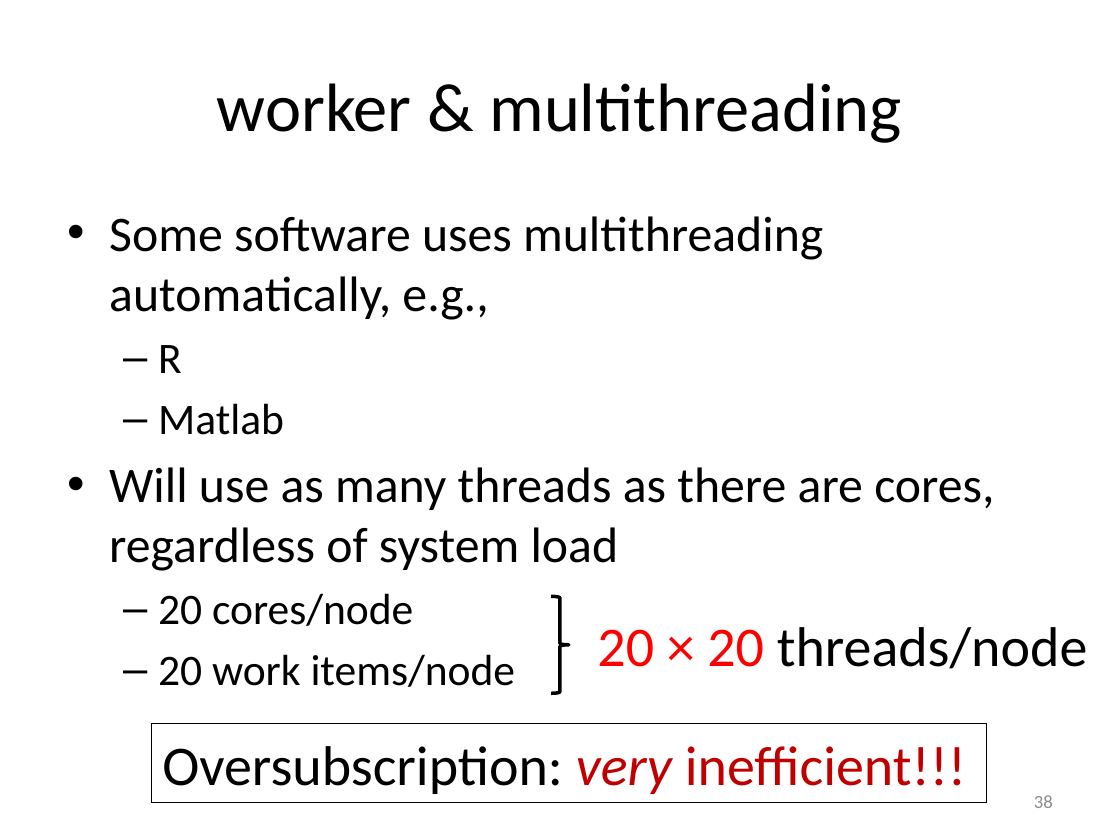
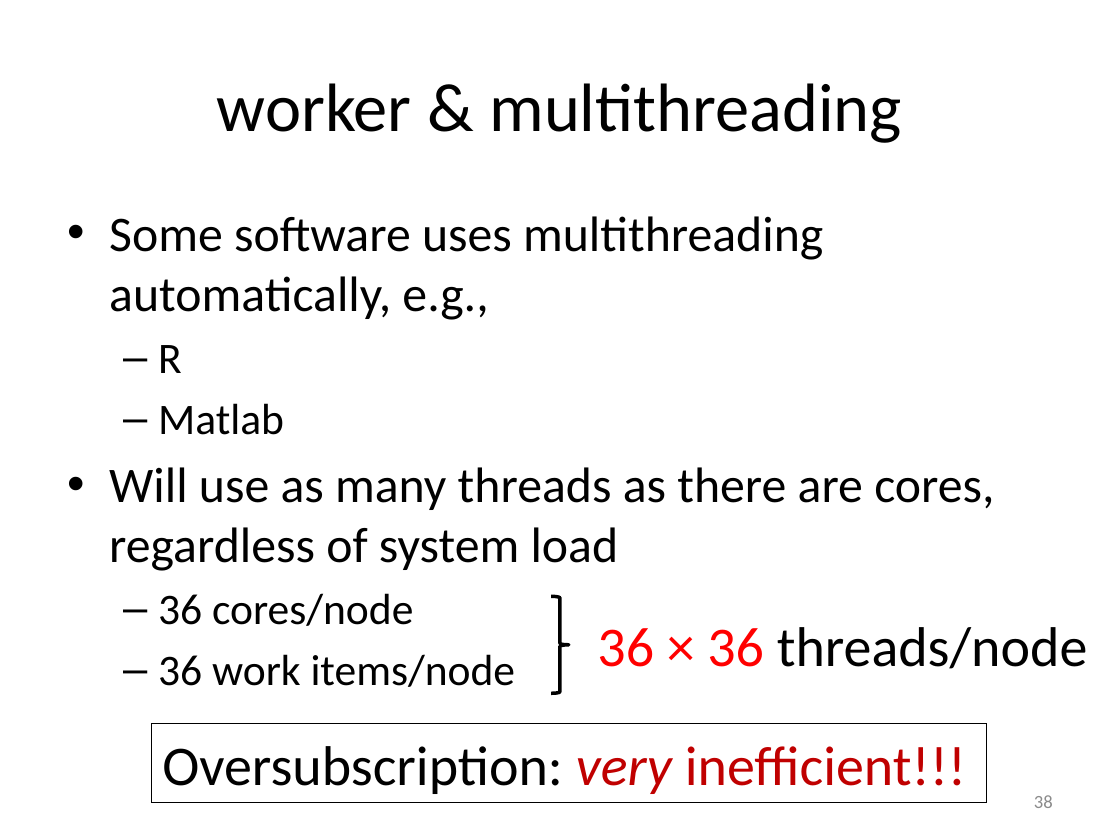
Before and after one commit to gjbex/worker-and-atools, a slide deck: slide 38 of worker_atools.pptx. Drawn at 1120x840 pixels with LibreOffice and Linux fonts; fonts in the diff are those of the drawing. Boxes give left, top, right and bottom in pixels: in the first picture for what was removed or moved away, otherwise in the second. Text is boxed around its words. In the diff, an @@ line names an element or a change of style, - is before the commit and + after.

Commit message:
Update core count for genius

```diff
--- a/worker_atools.pptx
+++ b/worker_atools.pptx
@@ text at (158, 593, 516, 687): text changed @@
-  – 20 cores/node
-  – 20 work items/node
+  – 36 cores/node
+  – 36 work items/node
@@ text at (597, 627, 1088, 669): text changed @@
-20 × 20 threads/node
+36 × 36 threads/node
```
